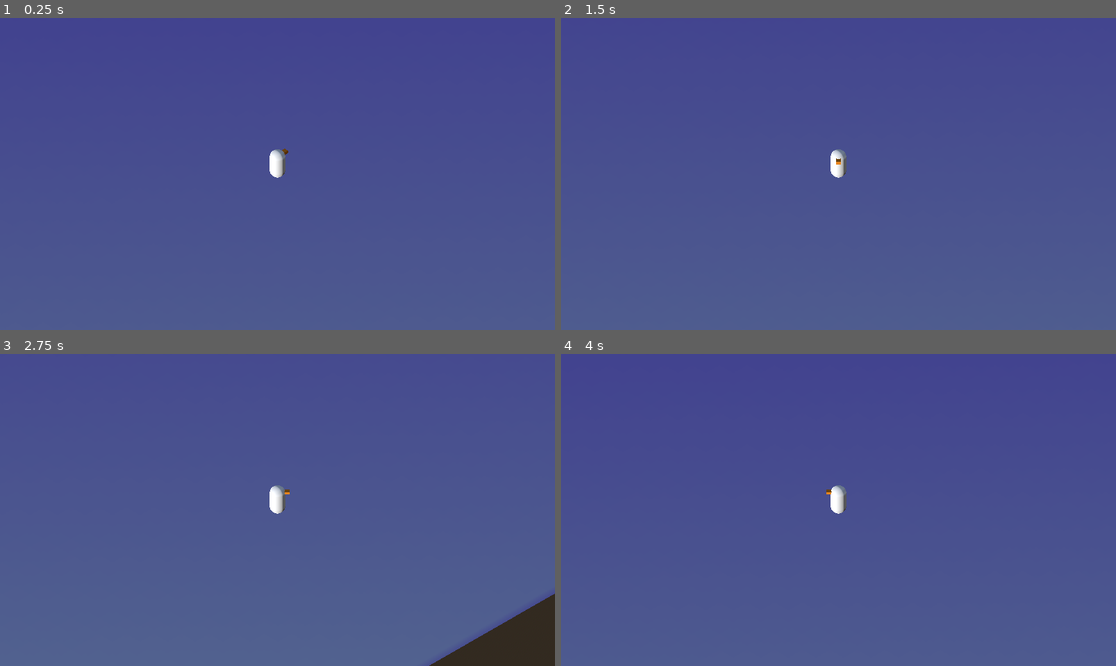
Above: before the commit, frames 1-4 (two rows, left to right).
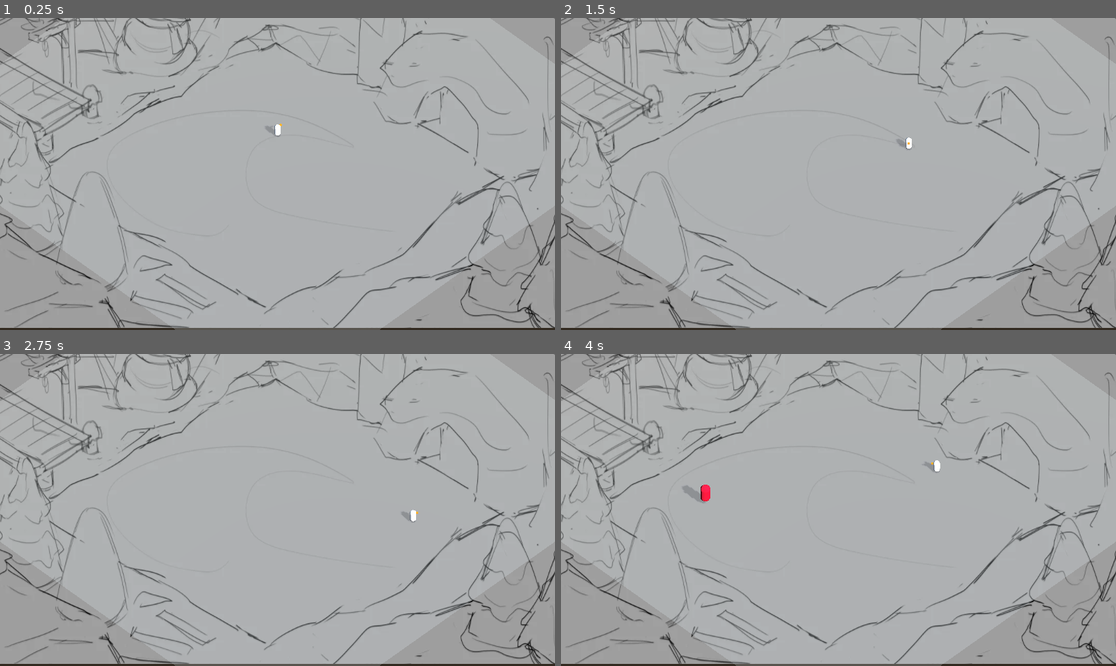
Above: after the commit, the same moments.

Repository: taehkim1280/GOOSEFIGHTER_BIGMODE2026
Game: Godot game, scene res://world.tscn
Two runs of this game, one before a commit and one after it. Both use one fixed random seed, a clock stepped at 60 frames per second and the inputs below.
Inputs (mouse positions are in pixels of both pictures, inside the frame that each line leads up to):
- Up to frame 1 (0.25 s): no input
- Up to frame 2 (1.5 s): tap Enter (ui_accept) at 0.5, 0.77 s; move the mouse to (960, 158) at 0.52 s; hold D (move_right) 0.53-1.28 s; click (960, 158) at 0.67 s; move the mouse to (727, 189) at 1.27 s; hold S (move_back) from 1.28 s (still down)
- Up to frame 3 (2.75 s): tap Enter (ui_accept) at 1.52 s; move the mouse to (333, 441) at 2.02 s; release S (move_back) at 2.03 s; hold D (move_right) from 2.03 s (still down)
- Up to frame 4 (4 s): move the mouse to (810, 572) at 2.77 s; release D (move_right) at 2.78 s; hold W (move_forward) 2.78-3.53 s; click (810, 572) at 2.92 s; tap Enter (ui_accept) at 3.02, 3.77 s; move the mouse to (1005, 556) at 3.52 s; hold A (move_left) from 3.53 s (still down)

The runs differ from the first frame. In frame 1, 100% of the frame differs, in the area x 0-100%, y 0-100%; in frame 2, 100%; in frame 3, 100%; in frame 4, 100%.

Commit message:
background added

Diff:
--- a/project.godot
+++ b/project.godot
@@ -11,7 +11,7 @@
 [application]
 
 config/name="GOOSEFIGHTER"
-run/main_scene="uid://cqhibs4lgurh8"
+run/main_scene="uid://crmist5ct07gu"
 config/features=PackedStringArray("4.6", "GL Compatibility")
 config/icon="res://icon.svg"
 
--- a/world.tscn
+++ b/world.tscn
@@ -1,24 +1,26 @@
-[gd_scene format=3 uid="uid://cqhibs4lgurh8"]
+[gd_scene format=3 uid="uid://crmist5ct07gu"]
 
-[ext_resource type="Script" uid="uid://bfmcigtn3wt52" path="res://goose.gd" id="1_f3sb7"]
+[ext_resource type="Script" path="res://goose.gd" id="1_f3sb7"]
 [ext_resource type="PackedScene" uid="uid://bxp3mer64vbso" path="res://debug_attackline.tscn" id="2_036b0"]
-[ext_resource type="Script" uid="uid://bsyfdo60t10pr" path="res://camera_3d.gd" id="2_fj7yv"]
+[ext_resource type="Script" path="res://camera_3d.gd" id="2_fj7yv"]
+[ext_resource type="Texture2D" uid="uid://hs4bvxmeoums" path="res://assets/sketch.webp" id="2_pkg7o"]
 [ext_resource type="PackedScene" uid="uid://duqlr3ra2icql" path="res://explosive_cask.tscn" id="3_dwbse"]
 [ext_resource type="PackedScene" uid="uid://b44q3smkdich4" path="res://enemy.tscn" id="3_tlwt5"]
-[ext_resource type="Script" uid="uid://cpmpq25kjfyw0" path="res://enemy_spawner.gd" id="4_aqk2v"]
+[ext_resource type="Script" path="res://enemy_spawner.gd" id="4_aqk2v"]
+
+[sub_resource type="QuadMesh" id="QuadMesh_gbfbk"]
+
+[sub_resource type="StandardMaterial3D" id="StandardMaterial3D_ioo17"]
+shading_mode = 0
+albedo_texture = ExtResource("2_pkg7o")
 
 [sub_resource type="PlaneMesh" id="PlaneMesh_fj7yv"]
 
-[sub_resource type="Gradient" id="Gradient_fj7yv"]
-colors = PackedColorArray(0.6147603, 0.3720098, 0.99999005, 1, 1, 1, 1, 1)
-
-[sub_resource type="GradientTexture2D" id="GradientTexture2D_tlwt5"]
-gradient = SubResource("Gradient_fj7yv")
-fill_to = Vector2(1, 0.959596)
-
-[sub_resource type="StandardMaterial3D" id="StandardMaterial3D_fj7yv"]
-albedo_color = Color(0.87058824, 0.96862745, 1, 1)
-albedo_texture = SubResource("GradientTexture2D_tlwt5")
+[sub_resource type="StandardMaterial3D" id="StandardMaterial3D_pkg7o"]
+transparency = 1
+albedo_color = Color(0.78775924, 0.78775924, 0.78775924, 1)
+metallic_specular = 0.0
+shadow_to_opacity = true
 
 [sub_resource type="BoxShape3D" id="BoxShape3D_tlwt5"]
 size = Vector3(20, 1, 20)
@@ -50,19 +52,38 @@
 
 [node name="World" type="Node3D" unique_id=74445810]
 
+[node name="Camera3D" type="Camera3D" parent="." unique_id=1346949853]
+transform = Transform3D(0.70710677, -0.49999997, 0.49999997, 0, 0.70710677, 0.70710677, -0.70710677, -0.49999997, 0.49999997, 10, 10, 10)
+projection = 1
+fov = 56.5
+size = 23.365
+near = 0.296
+far = 127.2
+script = ExtResource("2_fj7yv")
+target_path = NodePath("../background")
+
+[node name="background" type="Node3D" parent="." unique_id=1350863833]
+transform = Transform3D(0.7071067, 0, 0.70710677, 0, 1, 0, -0.7071067, 0, 0.70710677, -50, -50, -50)
+
+[node name="MeshInstance3D" type="MeshInstance3D" parent="background" unique_id=1945786634]
+transform = Transform3D(50, 0, 0, 0, 19.8895, 1.8441344, 0, -19.8895, 1.8441344, 0, -21.255, 0)
+mesh = SubResource("QuadMesh_gbfbk")
+surface_material_override/0 = SubResource("StandardMaterial3D_ioo17")
+
 [node name="Ground" type="StaticBody3D" parent="." unique_id=387867698]
 collision_mask = 0
 
 [node name="MeshInstance3D" type="MeshInstance3D" parent="Ground" unique_id=350166391]
 transform = Transform3D(20, 0, 0, 0, 20, 0, 0, 0, 20, 0, 0, 0)
 mesh = SubResource("PlaneMesh_fj7yv")
-surface_material_override/0 = SubResource("StandardMaterial3D_fj7yv")
+surface_material_override/0 = SubResource("StandardMaterial3D_pkg7o")
 
 [node name="CollisionShape3D" type="CollisionShape3D" parent="Ground" unique_id=351668632]
+transform = Transform3D(1, 0, 0, 0, 1, 0, 0, 0, 1, 0, -0.5, 0)
 shape = SubResource("BoxShape3D_tlwt5")
 
 [node name="Goose" type="CharacterBody3D" parent="." unique_id=1676621756 groups=["player"]]
-transform = Transform3D(0.5, 0, 0, 0, 0.5, 0, 0, 0, 0.5, 0, 0.55401707, 0)
+transform = Transform3D(0.5, 0, 0, 0, 0.5, 0, 0, 0, 0.5, 0, 0.554, 0)
 collision_layer = 2
 script = ExtResource("1_f3sb7")
 attack_line_scene = ExtResource("2_036b0")
@@ -90,14 +111,11 @@
 mesh = SubResource("BoxMesh_tlwt5")
 surface_material_override/0 = SubResource("StandardMaterial3D_aqk2v")
 
-[node name="Camera3D" type="Camera3D" parent="." unique_id=1346949853]
-transform = Transform3D(0.70710677, -0.4055798, 0.579228, 0, 0.81915206, 0.57357645, -0.70710677, -0.4055798, 0.579228, 10, 10, 10)
-projection = 1
-size = 10.0
-script = ExtResource("2_fj7yv")
-
 [node name="DirectionalLight3D" type="DirectionalLight3D" parent="." unique_id=1109783111]
-transform = Transform3D(1, 0, 0, 0, 1, 0, 0, 0, 1, 0, 6.194148, 0)
+transform = Transform3D(0.539483, 0.1306471, 0.8317989, -0.81290555, -0.17661655, 0.55496955, 0.21941456, -0.97557044, 0.010922074, 0, 6.194148, 0)
+shadow_enabled = true
+shadow_bias = 0.02
+sky_mode = 1
 
 [node name="WorldEnvironment" type="WorldEnvironment" parent="." unique_id=826461761]
 environment = SubResource("Environment_fj7yv")
Binary file added: assets/sketch.webp
Not shown, added: assets/sketch.webp.import
